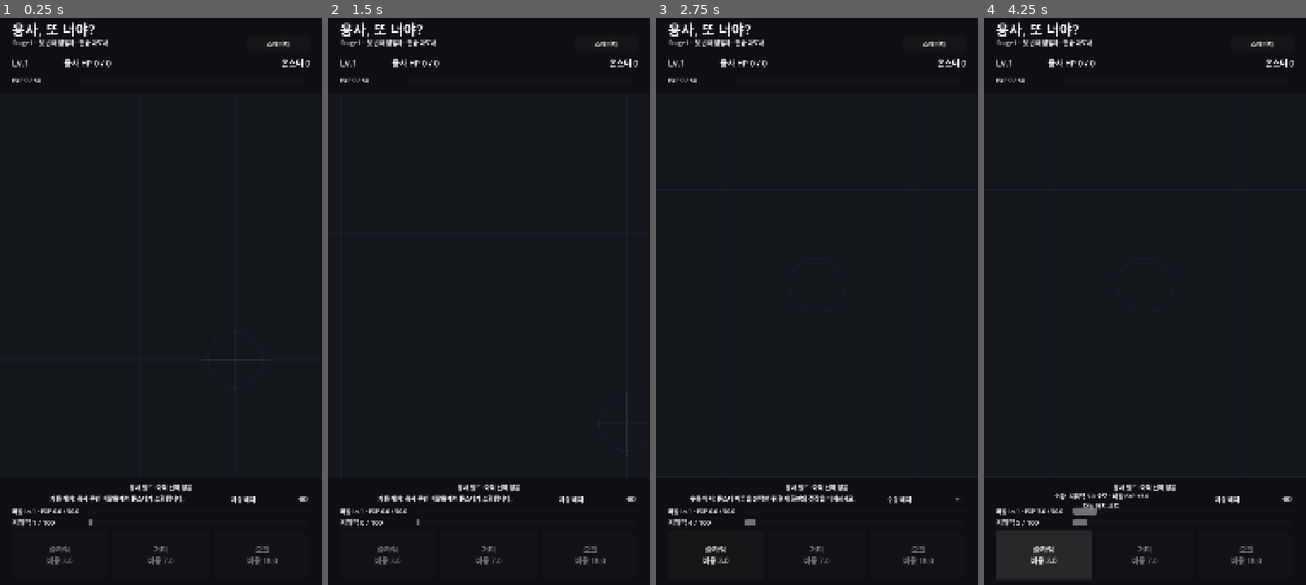
Above: before the commit, frames 1-4 (left to right).
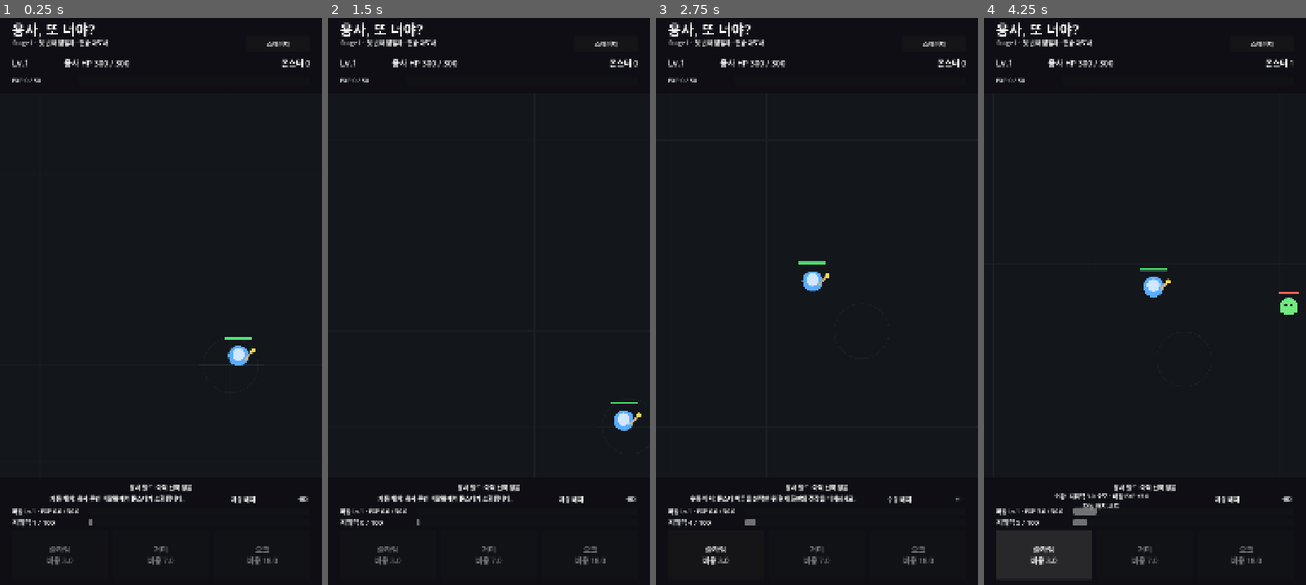
Above: after the commit, the same moments.

Repository: MinSung0732/Again-Hero-
Game: Godot game, scene res://src/main/Main.tscn
Two runs of this game, one before a commit and one after it. Both use one fixed random seed, a clock stepped at 60 frames per second and the inputs below.
Inputs:
- Up to frame 1 (0.25 s): no input
- Up to frame 2 (1.5 s): click "스테이지" at 0.5 s; click "Stage 1 · 첫 번째 침입자 견습 마도사 · 해…" at 1.25 s
- Up to frame 3 (2.75 s): click "자동 배치" at 2 s
- Up to frame 4 (4.25 s): click "수동 배치" at 2.75 s; click "슬라임 비용 3.0" at 3.5 s

The runs differ from the first frame. In frame 1, 0.4% of the frame differs, in the area x 29-83%, y 7-62%; in frame 2, 0.4%; in frame 3, 0.3%; in frame 4, 0.5%, in the area x 29-98%, y 7-53%.
Error before the commit: Parse Error: Too many arguments for "choose_candidate()" call. Expected at most 3 but received 4. (res://src/hero/hero.gd:521)
Error after the commit: Invalid call to function 'get_name' in base 'GDScript'. Expected 0 argument(s). (res://src/battle/battle.gd:378)

Commit message:
feat: strengthen data-driven build inertia and switch resistance

Diff:
--- a/src/ai/hero_build_ai.gd
+++ b/src/ai/hero_build_ai.gd
@@ -6,7 +6,8 @@
 static func choose_candidate(
 	candidates: Array,
 	context: Dictionary,
-	build_counts: Dictionary
+	build_counts: Dictionary,
+	ai_settings: Dictionary
 ) -> Dictionary:
 	var selected: Dictionary = {}
 	var selected_score := -INF
@@ -14,7 +15,7 @@
 
 	for candidate in candidates:
 		var candidate_id := String(candidate.get("id", ""))
-		var score := _score_candidate(candidate, context, build_counts)
+		var score := _score_candidate(candidate, context, build_counts, ai_settings)
 		score_debug[candidate_id] = score
 
 		if score > selected_score:
@@ -26,7 +27,8 @@
 		selected,
 		context,
 		build_counts,
-		selected_score
+		selected_score,
+		ai_settings
 	)
 	selected["candidate_scores"] = score_debug
 	return selected
@@ -34,7 +36,8 @@
 static func _score_candidate(
 	candidate: Dictionary,
 	context: Dictionary,
-	build_counts: Dictionary
+	build_counts: Dictionary,
+	ai_settings: Dictionary
 ) -> float:
 	var candidate_id := String(candidate.get("id", ""))
 	var score := float(candidate.get("base_score", 0.0))
@@ -44,7 +47,16 @@
 		score += _evaluate_rule(rule, context)
 
 	var stacks := int(build_counts.get(candidate_id, 0))
-	score += float(stacks) * float(candidate.get("stack_inertia", 0.85))
+	var stack_inertia := float(
+		candidate.get(
+			"stack_inertia",
+			ai_settings.get("stack_inertia", 0.85)
+		)
+	)
+	score += float(stacks) * stack_inertia
+
+	if not build_counts.is_empty() and stacks <= 0:
+		score -= maxf(float(ai_settings.get("new_branch_penalty", 0.0)), 0.0)
 
 	var randomness := float(candidate.get("randomness", 0.35))
 	score += randf_range(-randomness, randomness)
@@ -100,7 +112,8 @@
 	selected: Dictionary,
 	context: Dictionary,
 	build_counts: Dictionary,
-	score: float
+	score: float,
+	ai_settings: Dictionary
 ) -> String:
 	var best_rule: Dictionary = {}
 	var best_contribution := 0.0
@@ -119,10 +132,16 @@
 	var candidate_name := String(selected.get("name", "증강"))
 	reason += " → %s 선호" % candidate_name
 
+	var observation_age := maxf(float(context.get("observation_age", 0.0)), 0.0)
+	if observation_age >= 0.25:
+		reason += " · %.1f초 전 관측" % observation_age
+
 	var candidate_id := String(selected.get("id", ""))
 	var stacks := int(build_counts.get(candidate_id, 0))
 	if stacks > 0:
 		reason += " · 기존 빌드 관성 +%d" % stacks
+	elif not build_counts.is_empty() and float(ai_settings.get("new_branch_penalty", 0.0)) > 0.0:
+		reason += " · 새 갈래 전환 저항"
 
 	reason += " · 점수 %.1f" % score
 	return reason
@@ -137,7 +156,7 @@
 
 	match source:
 		"current_type_ratio":
-			return "현재 %s 비중 %.0f%%" % [
+			return "관측 전장 %s 비중 %.0f%%" % [
 				MONSTER_CATALOG.get_name(key),
 				_current_ratio(context, "type_counts", key) * 100.0,
 			]
@@ -159,20 +178,20 @@
 				_recent_ratio(context, "recent_role_weights", key) * 100.0,
 			]
 		"nearby_linear", "nearby_count_max", "nearby_count_eq":
-			return "근처 적 %d명" % int(context.get("nearby_count", 0))
+			return "관측 근처 적 %d명" % int(context.get("nearby_count", 0))
 		"recent_events_linear":
 			return "최근 %.0f초 플레이어 소환 %d회" % [
 				window,
 				int(context.get("recent_event_count", 0)),
 			]
 		"hp_missing", "hp_ratio_min", "hp_ratio_max":
-			return "현재 HP %.0f%%" % (
+			return "관측 HP %.0f%%" % (
 				clampf(float(context.get("hp_ratio", 1.0)), 0.0, 1.0) * 100.0
 			)
 		"distance":
-			return "가장 가까운 적 %.0f 거리" % float(context.get("nearest_distance", 0.0))
+			return "관측 최근접 적 %.0f 거리" % float(context.get("nearest_distance", 0.0))
 		"total_count_min", "total_count_max":
-			return "현재 전체 적 %d명" % int(context.get("total_count", 0))
+			return "관측 전체 적 %d명" % int(context.get("total_count", 0))
 
 	return ""
 
